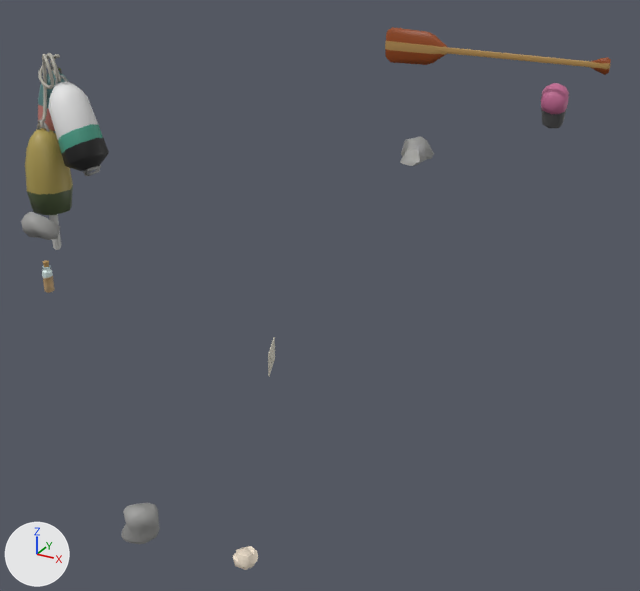
One commit to the FBX model Assets/_Assets/Models/Background/PersonalItems_01.fbx: the scene before it, then after it.
Camera for both pictures: a 50 mm lens placed at (20.7, -33.7, 26.3), pointed at (3.4, -2.2, 10.6). The lights are fixed; the arrows at lower left show +X, +Y and +Z. The older version comes first. Where no turn or scale is listed for an object, it has been applied to the vertices.

Objects in the first picture: 'bouyCord', 'bouys', 'cap', 'crumpledPaper', 'envelope', 'paddle', 'rock', 'rock.02', 'rock.03', 'sandVial'.
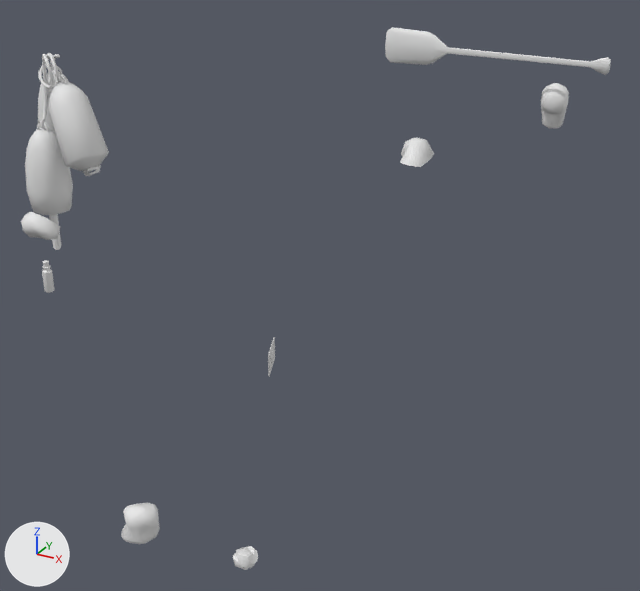
The change, as a list of edits to the scene's bpy script:
```text
Change me_rock_003:
    remove me_rock_003.from_pydata(...)  # 32 vertices, 50 faces; spans x -1.02..1.02, y -1.22..1.22, z -0.68..0.77
    add me_rock_003.from_pydata(...)  # 36 vertices, 51 faces; spans x -1.02..1.02, y -1.22..1.28, z -0.68..0.64
    me_rock_003 part 1
    1 vertex is removed from x 0.21, y 0.57, z 0.77
    5 faces are deleted
    9 vertices move from x -0.85..1.01, y -1.03..1.13, z -0.68..0.54 to x -0.78..0.93, y -1.05..1.28, z -0.68..0.38
    5 vertices are added at (-0.19, 0.59, 0.64), (-0.16, 0.39, 0.53), (0.0, 0.24, 0.48), (0.43, 0.27, 0.57), (0.36, 0.88, 0.53)
    6 new faces join them
    me_rock_003 part 2: 45 faces spanning x -1.02..1.02, y -1.22..1.28, z -0.68..0.58 switch from mat_tex_cluster_1 (picture img_tex_cluster_1_base_color_png) to mat_apparentmag (white #e7e7e7)
Change me_cylinder_009:
    where me_cylinder_009.from_pydata(...)  # 414 vertices, 418 faces; spans x -1.8..1.8, y -1.26..1.26, z -3.07..3.07
    remove me_cylinder_009.materials.append(mat_tex_cluster_1)  # picture img_tex_cluster_1_base_color_png
    add me_cylinder_009.materials.append(mat_apparentmag)  # white #e7e7e7
Change me_rock_002:
    where me_rock_002.from_pydata(...)  # 24 vertices, 44 faces; spans x -0.559..0.559, y -0.449..0.449, z -0.395..0.395
    remove me_rock_002.materials.append(mat_tex_cluster_1)  # picture img_tex_cluster_1_base_color_png
    add me_rock_002.materials.append(mat_apparentmag)  # white #e7e7e7
Change me_plane_016:
    where me_plane_016.from_pydata(...)  # 46 vertices, 39 faces; spans x -0.36..0.35, y -0.77..0.76, z -0.5..0.5
    remove me_plane_016.materials.append(mat_tex_cluster_1)  # picture img_tex_cluster_1_base_color_png
    add me_plane_016.materials.append(mat_apparentmag)  # white #e7e7e7
Change me_icosphere_001:
    where me_icosphere_001.from_pydata(...)  # 48 vertices, 84 faces; spans x -0.37..0.37, y -0.38..0.38, z -0.326..0.326
    remove me_icosphere_001.materials.append(mat_tex_cluster_1)  # picture img_tex_cluster_1_base_color_png
    add me_icosphere_001.materials.append(mat_apparentmag)  # white #e7e7e7
Change me_cylinder_012:
    where me_cylinder_012.from_pydata(...)  # 60 vertices, 59 faces; spans x -6.33..6.33, y -0.27..0.12, z -0.99..0.99
    remove me_cylinder_012.materials.append(mat_tex_cluster_1)  # picture img_tex_cluster_1_base_color_png
    add me_cylinder_012.materials.append(mat_apparentmag)  # white #e7e7e7
Change me_rock:
    where me_rock.from_pydata(...)  # 90 vertices, 168 faces; spans x -0.714..0.714, y -0.629..0.629, z -0.724..0.724
    remove me_rock.materials.append(mat_tex_cluster_1)  # picture img_tex_cluster_1_base_color_png
    add me_rock.materials.append(mat_apparentmag)  # white #e7e7e7
Change me_cylinder_013:
    where me_cylinder_013.from_pydata(...)  # 108 vertices, 98 faces; spans x -0.159..0.159, y -0.159..0.159, z -0.498..0.498
    remove me_cylinder_013.materials.append(mat_tex_cluster_1)  # picture img_tex_cluster_1_base_color_png
    add me_cylinder_013.materials.append(mat_apparentmag)  # white #e7e7e7
Change me_béziercurve_001:
    where me_béziercurve_001.from_pydata(...)  # 294 vertices, 295 faces; spans x -0.65..0.65, y -0.54..0.54, z -1.21..1.21
    remove me_béziercurve_001.materials.append(mat_tex_cluster_1)  # picture img_tex_cluster_1_base_color_png
    add me_béziercurve_001.materials.append(mat_apparentmag)  # white #e7e7e7
Change me_cube_094:
    where me_cube_094.from_pydata(...)  # 61 vertices, 95 faces; spans x -0.74..0.74, y -0.61..0.58, z -1.25..1.25
    remove me_cube_094.materials.append(mat_tex_cluster_1)  # picture img_tex_cluster_1_base_color_png
    add me_cube_094.materials.append(mat_apparentmag)  # white #e7e7e7
```

Changed parts and their boxes [x1, y1, x2, y2] in the pictures (640 x 591 px; the box of a moved part takes in the faces that stretch with it):
'bouys', recoloured (lighter)
    both: [25, 66, 109, 250]
'paddle', recoloured (brown to white)
    both: [385, 27, 611, 75]
'rock', recoloured (grey to white)
    both: [121, 502, 160, 544]
'cap', recoloured (lighter)
    both: [541, 83, 569, 128]
'rock.02', recoloured (grey to white)
    both: [21, 212, 60, 240]
'rock.03', reshaped
    before: [400, 136, 434, 166]
    after: [400, 138, 434, 167]
'bouyCord', recoloured (grey to white)
    both: [38, 53, 61, 129]
'crumpledPaper', recoloured
    both: [233, 546, 258, 570]
'sandVial', recoloured (brown to white)
    both: [42, 260, 55, 293]
'envelope', recoloured
    both: [268, 337, 275, 377]
part 1 of me_rock_003, moved or reshaped
    before: [401, 136, 431, 166]
    after: [401, 138, 431, 167]
part 2 of me_rock_003, recoloured (grey to white)
    both: [400, 141, 434, 166]
